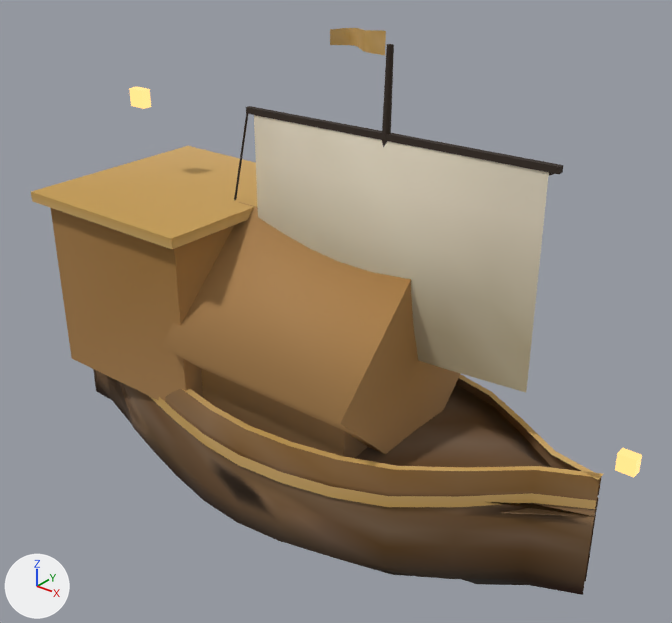
Renders of the glTF model public/pharosville/models/garden-hero-titan.glb from each side of a commit.
The view is the same before and after, from a 50 mm lens placed at (9.02, -10.86, 9.98), pointed at (0.33, 0.01, 3.25). The lights are fixed; the arrows at lower left show +X, +Y and +Z. The picture after the commit comes second. Where no turn or scale is listed for an object, it has been applied to the vertices. Vertices at exactly the same position are counted once.

Objects in the first picture: 'glow-hull', 'sail-hull', 'spar-hull', 'trim-hull', 'wood-hull'.
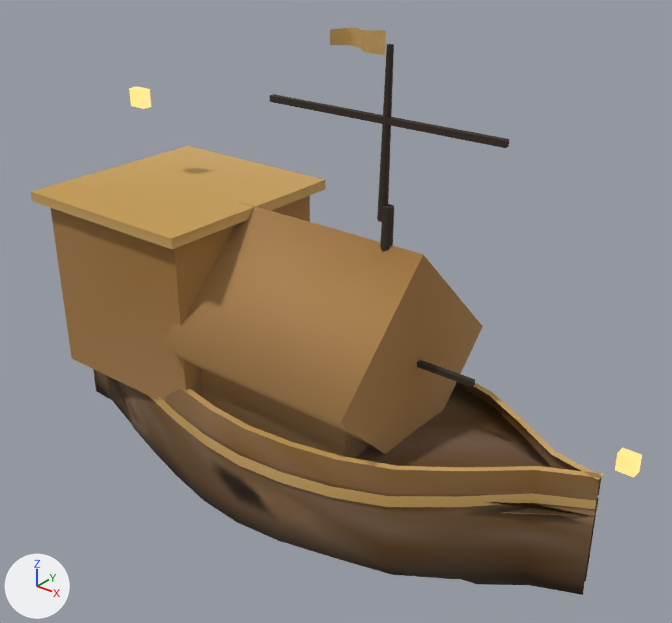
Boxes (x1, y1, x2, y2) around the edits, measured in the pictures (672 x 623 px; the box of a moved part takes in the faces that stretch with it):
```json
{"object": "sail-hull", "change": "deleted", "before": [254, 115, 549, 392]}
{"object": "spar-hull", "change": "reshaped", "before": [234, 44, 563, 200], "after": [270, 44, 509, 387]}
{"part": 1, "of": "me_mesh_2", "change": "added", "after": [417, 360, 475, 387], "on screen": "black"}
{"part": 2, "of": "me_mesh_2", "change": "deleted", "before": [234, 114, 248, 200], "on screen": "mostly hidden"}
{"part": 3, "of": "me_mesh_2", "change": "moved or reshaped", "before": [246, 106, 563, 174], "after": [270, 94, 509, 148]}
```

The change, as JSON lines over the scene's bpy script:
```json
{"block": "me_mesh_2", "where": "# used by ob_spar_hull; location = (0.0, 0.0, 0.0)"}
{"block": "me_mesh_2", "where": "# verts and faces of me_mesh_2; kept vertices keep their numbers, new ones are numbered from 74"}
{"block": "me_mesh_2", "where": "# before: 30 (4.0, 0.04, 6.41) at pixel (560, 167), 31 (4.0, 0.14, 6.41) at pixel (563, 165), 32 (4.0, 0.04, 6.32) at pixel (559, 174), 33 (4.0, 0.14, 6.32) at pixel (562, 172), 34 (-1.4, -0.04, 6.41) at pixel (249, 106)"}
{"block": "me_mesh_2", "where": "# before: 35 (-1.4, -0.14, 6.41) at pixel (245, 107), 36 (-1.4, -0.04, 6.32), 37 (-1.4, -0.14, 6.32) at pixel (245, 113)"}
{"op": "remove", "block": "me_mesh_2", "code": "me_mesh_2.from_pydata(...)  # 74 vertices, 120 faces; spans x -2.54..4.01, y -0.22..0.22, z 1.55..7.67"}
{"op": "add", "block": "me_mesh_2", "code": "me_mesh_2.from_pydata(...)  # 46 vertices, 76 faces; spans x -0.96..3.24, y -0.14..0.13, z 1.55..7.67"}
{"block": "me_mesh_2", "change": "me_mesh_2 part 1: a new loose piece, a box spanning x -0.8..3.0, y -0.045..0.045, z 2.805..2.895, in mat_hero_spar (black #2e2620)"}
{"block": "me_mesh_2", "change": "me_mesh_2 part 2: the loose piece of 10 vertices spanning x -2.54..-1.38, y -0.11..0.22, z 2.8..6.37 is deleted"}
{"block": "me_mesh_2", "change": "me_mesh_2 part 3"}
{"op": "add", "block": "me_mesh_2", "code": "verts[30] = (3.24, -0.05, 6.65)  # moved, pixel (505, 140)"}
{"op": "add", "block": "me_mesh_2", "code": "verts[31] = (3.24, 0.05, 6.65)  # moved, pixel (509, 139)"}
{"op": "add", "block": "me_mesh_2", "code": "verts[32] = (3.24, -0.05, 6.55)  # moved, pixel (505, 148)"}
{"op": "add", "block": "me_mesh_2", "code": "verts[33] = (3.24, 0.05, 6.55)  # moved, pixel (508, 146)"}
{"op": "add", "block": "me_mesh_2", "code": "verts[34] = (-0.96, 0.05, 6.65)  # moved, pixel (273, 94)"}
{"op": "add", "block": "me_mesh_2", "code": "verts[35] = (-0.96, -0.05, 6.65)  # moved, pixel (269, 95)"}
{"op": "add", "block": "me_mesh_2", "code": "verts[36] = (-0.96, 0.05, 6.55)  # moved"}
{"op": "add", "block": "me_mesh_2", "code": "verts[37] = (-0.96, -0.05, 6.55)  # moved, pixel (269, 101)"}
{"block": "me_mesh_2", "change": "other edits to the shape of me_mesh_2 do not show in these pictures"}
{"op": "remove", "block": "ob_sail_hull", "code": ["ob_sail_hull = bpy.data.objects.new('sail-hull', me_mesh_3)", "ob_sail_hull.location = (0.0, 0.0, 0.0)"]}
```
